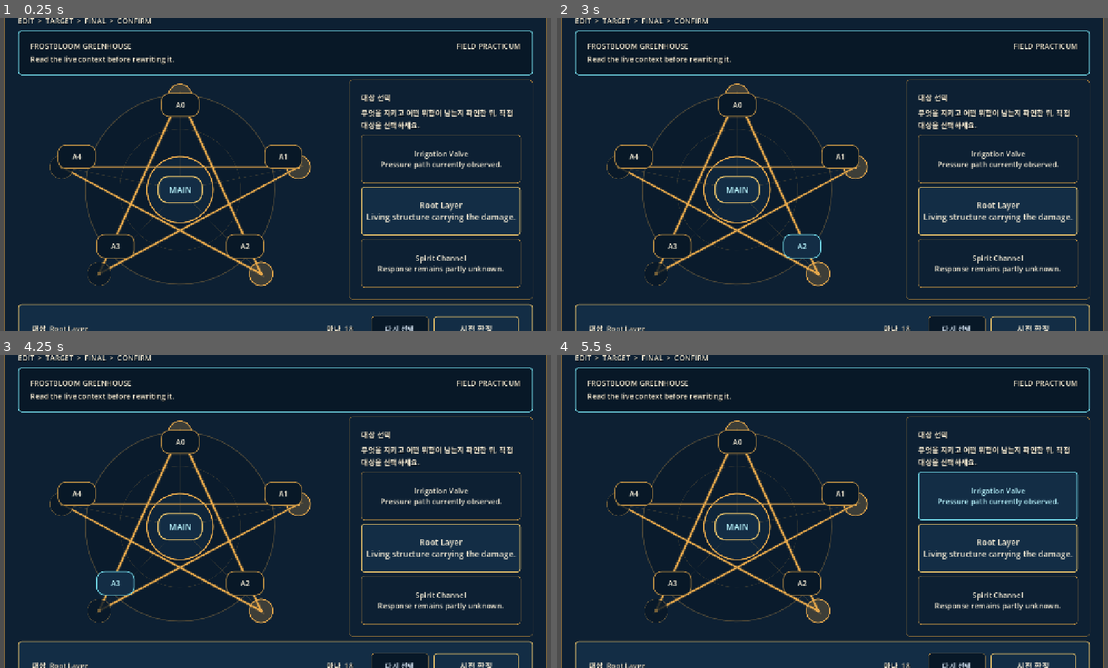
Above: before the commit, frames 1-4 (two rows, left to right).
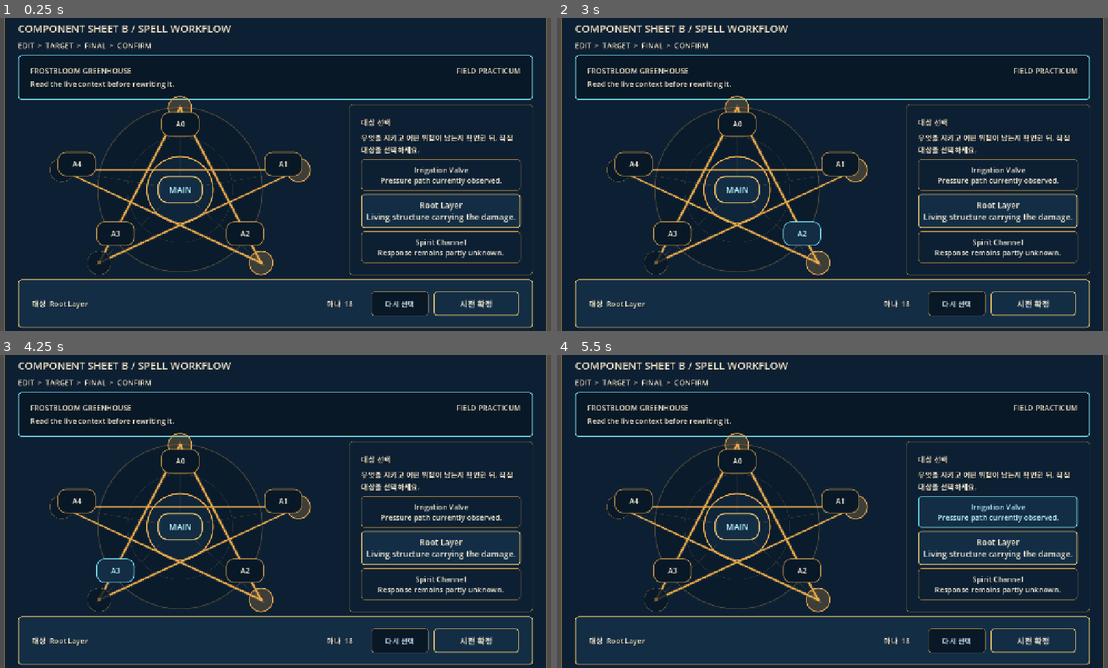
Above: after the commit, the same moments.

Repository: alsdmlals4-eng/GRIMOIRE-
Game: Godot game, scene res://src/ui/component_sheets/component_sheet_b_spell_workflow.tscn
Two runs of this game, one before a commit and one after it. Both use one fixed random seed, a clock stepped at 60 frames per second and the inputs below. This scene is started directly instead of the project's main scene.
Inputs:
- Up to frame 1 (0.25 s): no input
- Up to frame 2 (3 s): click "MAIN" at 0.5 s; click "A0" at 1.25 s; click "A1" at 2 s; click "A2" at 2.75 s
- Up to frame 3 (4.25 s): click "A3" at 3.5 s
- Up to frame 4 (5.5 s): click "A4" at 4.25 s; click "Irrigation Valve Pressure pat…" at 5 s

The runs differ from the first frame. In frame 1, 15% of the frame differs, in the area x 3-97%, y 0-100%; in frame 2, 16%; in frame 3, 16%; in frame 4, 16%.
Error in both runs: Attempted to free a locked object (calling or emitting). (res://src/ui/components/context_target_selector.gd:31)

Commit message:
fix: preserve compact generic target cards

Diff:
--- a/src/ui/components/context_target_selector.gd
+++ b/src/ui/components/context_target_selector.gd
@@ -32,7 +32,8 @@
     for target in _targets:
         var button := Button.new()
         var target_id := StringName(str(target["id"]))
-        button.custom_minimum_size = Vector2(48, 112)
+        var has_w6_semantics := target.has("protected_value") or target.has("forgone_or_remaining")
+        button.custom_minimum_size = Vector2(48, 112 if has_w6_semantics else 64)
         button.theme_type_variation = &"AcademyButtonPrimary" if target_id == _selected_id else &"AcademyButton"
         var button_text := "%s\n%s" % [str(target["label"]), str(target["hint"])]
         if target.has("protected_value"):
Not shown, changed: docs/planning/FROSTBLOOM_W6_DECISION_LOOP_01_TRACEABILITY_PACKET_2026-08-28.md
Not shown, changed: docs/validation/W6_FROSTBLOOM_DECISION_LOOP_IMPLEMENTATION_RECEIPT_2026-08-29.md
